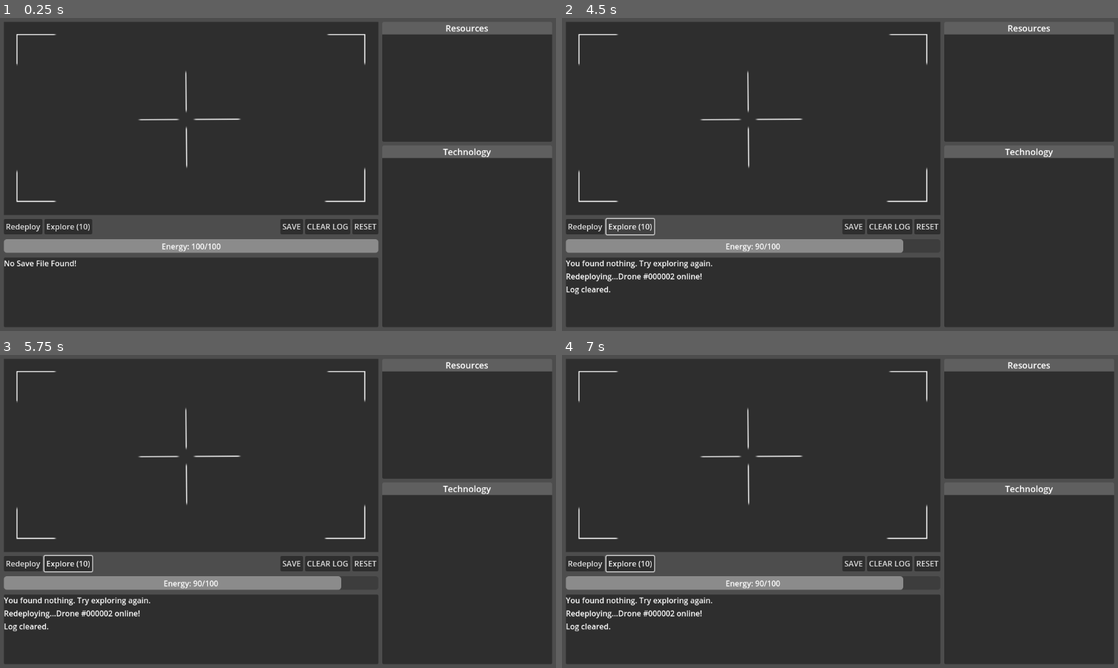
Above: before the commit, frames 1-4 (two rows, left to right).
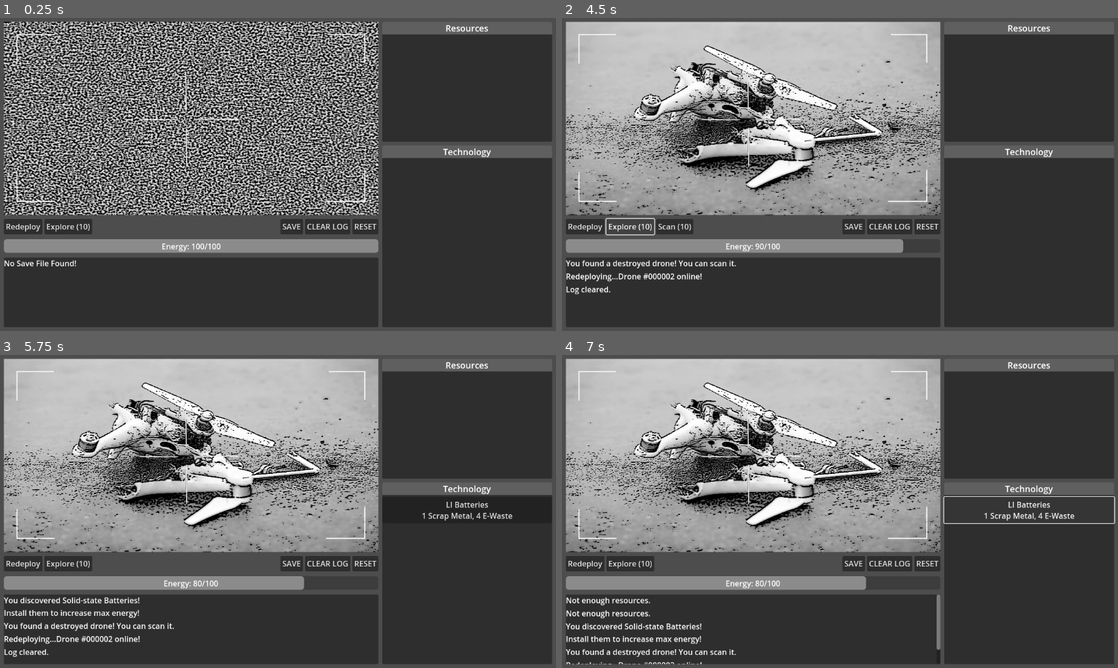
Above: after the commit, the same moments.

Repository: Triysle/drone
Game: Godot game, scene res://main.tscn
Same seed, same stepped clock (60 frames per second), same inputs: the game is played once before the commit and once after it.
Inputs (mouse positions are in pixels of both pictures, inside the frame that each line leads up to):
- Up to frame 1 (0.25 s): no input
- Up to frame 2 (4.5 s): click "Explore (10)" at 0.5 s; click "CLEAR LOG" at 1.25 s; click "Redeploy" at 2 s; click "CLEAR LOG" at 2.75 s; click "Redeploy" at 3.5 s; click "Explore (10)" at 4.25 s
- Up to frame 3 (5.75 s): click (111, 564) at 5 s, where only the run after the commit has a clickable "Scan (10)"
- Up to frame 4 (7 s): click (1029, 511) at 5.75 s, where only the run after the commit has a clickable "LI Batteries 1 Scrap Metal, 4…"; click (1029, 511) at 6.5 s, where only the run after the commit has a clickable "LI Batteries 1 Scrap Metal, 4…"

The runs differ from the first frame. In frame 1, 34% of the frame differs, in the area x 0-69%, y 1-64%; in frame 2, 40%; in frame 3, 42%; in frame 4, 42%, in the area x 0-100%, y 1-99%.

Commit message:
[update] added images

Diff:
--- a/main.gd
+++ b/main.gd
@@ -21,6 +21,7 @@
 @onready var qt_device_button = $UI/TechPanel/TechContainer/QTDeviceButton
 @onready var hf_sensors_button = $UI/TechPanel/TechContainer/HFSensorsButton
 @onready var he_laser_button = $UI/TechPanel/TechContainer/HELaserButton
+@onready var location_image = $UI/CameraPanel/LocationPicture
 
 var save_path = "user://savegame.json"
 
@@ -33,6 +34,7 @@
 var e_waste = 0
 var plastics = 0
 var found_resource = ""
+var current_location = "res://images/static.png"
 
 # Technology variables
 var ss_batteries_unlocked = false
@@ -58,6 +60,11 @@
 # Redeploy counter
 var redeploy_count = 0
 
+# Images for the camera
+var nothing_images = ["res://images/nothing1.png", "res://images/nothing2.png", "res://images/nothing3.png"]
+var building_images = ["res://images/building1.png", "res://images/building2.png", "res://images/building3.png"]
+var wreckage_images = ["res://images/wreck1.png", "res://images/wreck2.png", "res://images/wreck3.png"]
+
 func _ready():
 	load_game()
 
@@ -66,6 +73,7 @@
 	update_resource_display()
 	update_tech_display()
 	update_button_energy_cost()
+	update_camera_display()
 
 	redeploy_button.visible = true
 	explore_button.visible = true
@@ -157,6 +165,9 @@
 			he_laser_button.text = "HE Laser Installed"
 			he_laser_button.disabled = true
 
+func update_camera_display():
+	location_image.texture = load(current_location)
+
 func explore():
 	if energy >= energy_cost_explore:
 		energy -= energy_cost_explore
@@ -171,12 +182,18 @@
 
 		if outcome == 0:
 			log_result("You found nothing. Try exploring again.")
+			current_location = nothing_images.pick_random()
 		elif outcome == 1:
 			log_result("You found an abandoned building! You can search it.")
 			search_button.visible = true
+			current_location = building_images.pick_random()
 		elif outcome == 2:
 			log_result("You found a destroyed drone! You can scan it.")
 			scan_button.visible = true
+			current_location = wreckage_images.pick_random()
+
+		update_camera_display()
+
 	else:
 		log_result("Not enough energy.")
 
--- a/main.tscn
+++ b/main.tscn
@@ -1,7 +1,8 @@
-[gd_scene load_steps=6 format=3 uid="uid://bvpd01ej5e6e"]
+[gd_scene load_steps=7 format=3 uid="uid://bvpd01ej5e6e"]
 
 [ext_resource type="Script" path="res://main.gd" id="1_648gp"]
-[ext_resource type="Texture2D" uid="uid://uxe4g13uad0f" path="res://overlay.png" id="2_xpr7u"]
+[ext_resource type="Texture2D" uid="uid://cr8dywxbeh4lr" path="res://images/static.png" id="2_cxt3p"]
+[ext_resource type="Texture2D" uid="uid://uxe4g13uad0f" path="res://images/overlay.png" id="2_xpr7u"]
 
 [sub_resource type="StyleBoxFlat" id="StyleBoxFlat_1how4"]
 bg_color = Color(1, 0, 1, 1)
@@ -248,7 +249,12 @@
 offset_bottom = 408.0
 theme_override_styles/panel = SubResource("StyleBoxEmpty_1uihr")
 
-[node name="TextureRect" type="TextureRect" parent="UI/CameraPanel"]
+[node name="LocationPicture" type="TextureRect" parent="UI/CameraPanel"]
+layout_mode = 2
+texture = ExtResource("2_cxt3p")
+expand_mode = 1
+
+[node name="Overlay" type="TextureRect" parent="UI/CameraPanel"]
 layout_mode = 2
 texture = ExtResource("2_xpr7u")
 
Binary file added: images/building1.png
Not shown, added: images/building1.png.import
Binary file added: images/building2.png
Not shown, added: images/building2.png.import
Binary file added: images/building3.png
Not shown, added: images/building3.png.import
Binary file added: images/nothing1.png
Not shown, added: images/nothing1.png.import
Binary file added: images/nothing2.png
Not shown, added: images/nothing2.png.import
Binary file added: images/nothing3.png
Not shown, added: images/nothing3.png.import
(and 14 more such lines)
